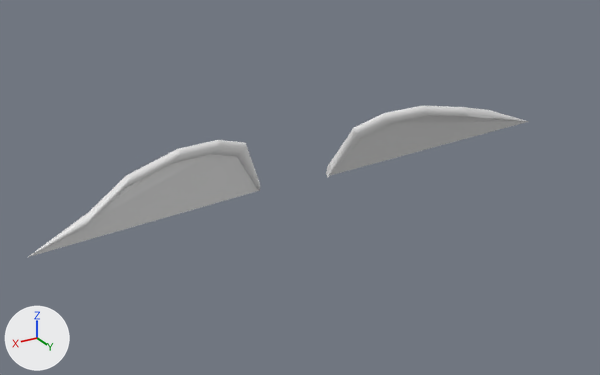
A saved change to the Blender file TowerDefense/blender_files/ghost.blend.
Both versions are drawn from a 50 mm lens placed at (7.88, 13.0, 9.04), pointed at (0.33, 0.42, 2.76). Lighting does not change. The marker at lower left points along +X, +Y and +Z.
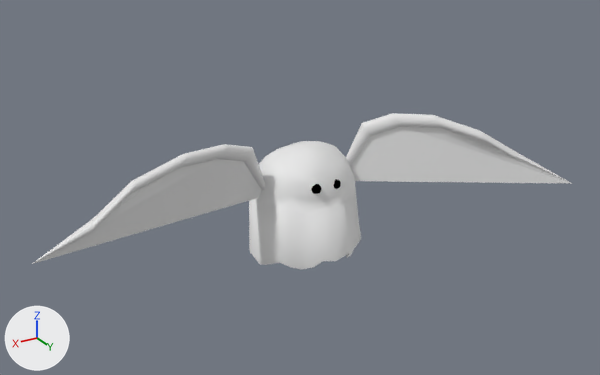
Boxes [x1, y1, x2, y2] around the edits, measured in the pictures (600 x 375 px):
'Cylinder', moved, turned, rescaled
    before: [326, 106, 529, 177]
    after: [346, 113, 573, 184]
'Cylinder.001', moved
    before: [28, 140, 260, 257]
    after: [32, 144, 265, 264]
'Sphere', shown
    after: [249, 141, 361, 269]
'Sphere.001', shown
    after: [311, 184, 321, 194]
'Sphere.002', shown
    after: [334, 179, 341, 189]

The change in detail:
Object 'Sphere.001' (ob_sphere_001) is now shown.
Object 'Sphere' (ob_sphere) is now shown.
Object 'Sphere.002' (ob_sphere_002) is now shown.
Object 'Cylinder.001' (ob_cylinder_001) moves from (0.97, -0.12, 3.31) to (0.97, 0.16, 3.31).
Object 'Cylinder' (ob_cylinder) moves from (-0.85, -0.11, 3.19) to (-0.99, 0.04, 3.31).
Object 'Cylinder' (ob_cylinder) turns from (50, -24, -103) to (53, 14, -130) degrees about x, y and z.
Object 'Cylinder' (ob_cylinder) is rescaled from (0.1, 0.166, 0.5) to (0.1, 0.155, 0.466).
